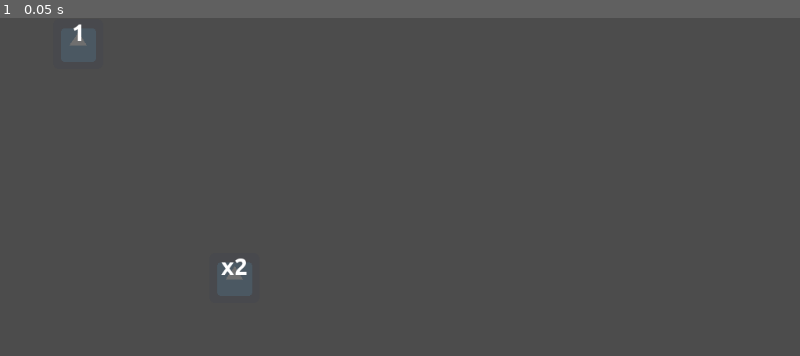
Above: before the commit, frame 1.
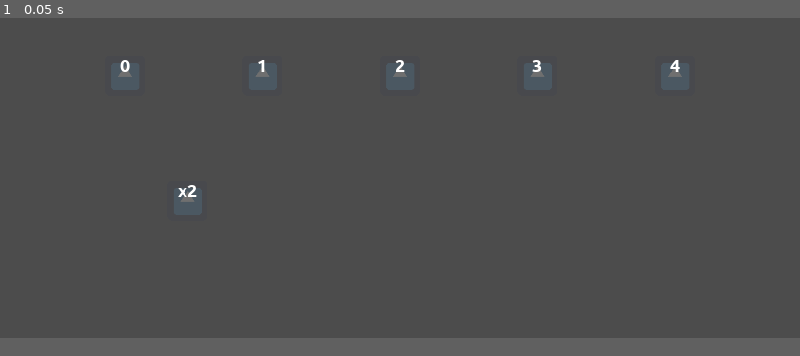
Above: after the commit, the same moment.

Repository: moisesjbc/contando-hasta-100
Game: Godot game, scene res://gameplay/main/main.tscn
Same seed, same stepped clock (60 frames per second), same inputs: the game is played once before the commit and once after it. The engine's default icon, where the game draws it, is replaced by a stand-in: a white triangle on a blue panel in a dark square.
Inputs:
- Up to frame 1 (0.05 s): no input
In our replay, the window is 800x468 before the commit and 800x450 after it. These sizes can differ from the game's own. Grey fills any space a smaller window leaves; there, only what the larger window draws over its background counts as a difference.

The runs differ from the first frame. In frame 1, 0.5% of the frame differs, in the area x 8-86%, y 1-78%.

Commit message:
Add generation of numeric balls

Diff:
--- a/godot-project/gameplay/balls/numeric_ball/numeric_ball.gd
+++ b/godot-project/gameplay/balls/numeric_ball/numeric_ball.gd
@@ -3,18 +3,20 @@
 
 signal numeric_ball_selected
 
-var number = 1
-
-func _ready():
-	set_number(1)
+var value = null
+var expected_value = null
 
 
-func set_number(new_number: int):
-	number = new_number
-	$label.bbcode_text = "[center]" + str(number) + "[/center]"
+func set_value(new_value: int):
+	value = new_value
+	$label.bbcode_text = "[center]" + str(value) + "[/center]"
 
 
-func _on_numeric_ball_input_event(viewport, event, shape_idx):
+func set_expected_value(new_expected_value: int):
+	expected_value = new_expected_value
+
+
+func _on_numeric_ball_input_event(_viewport, event, _shape_idx):
 	if (event is InputEventMouseButton && event.pressed):
 		emit_signal("numeric_ball_selected", self)
 
@@ -22,5 +24,5 @@
 func evaluate(expression_str: String):
 	var expression = Expression.new()
 	expression.parse(expression_str, ["x"])
-	var result = expression.execute([number])
-	set_number(result)
+	var result = expression.execute([value])
+	set_value(result)
--- a/godot-project/gameplay/balls/operation_ball/operation_ball.gd
+++ b/godot-project/gameplay/balls/operation_ball/operation_ball.gd
@@ -13,6 +13,6 @@
 	$label.bbcode_text = "[center]" + expression_label + "[/center]"
 
 
-func _on_operation_ball_input_event(viewport, event, shape_idx):
+func _on_operation_ball_input_event(_viewport, event, _shape_idx):
 	if (event is InputEventMouseButton && event.pressed):
 		emit_signal("operation_ball_selected", self)
--- a/godot-project/gameplay/balls_manager/balls_manager.gd
+++ b/godot-project/gameplay/balls_manager/balls_manager.gd
@@ -5,11 +5,22 @@
 
 var selected_operation_ball = null
 
+var first_ball_value = 0
+var n_balls = 5
+
 func _ready():
-	var numeric_ball = numeric_ball_scene.instance()
-	numeric_ball.global_position = Vector2(100, 200)
-	$balls.add_child(numeric_ball)
-	numeric_ball.connect("numeric_ball_selected", self, "_on_numeric_ball_selected")
+	var SRC_X = 200
+	var DST_X = 1080
+
+	var distance_between_balls = (DST_X - SRC_X) / (n_balls - 1)
+
+	for i in range(first_ball_value, first_ball_value + n_balls):
+		var numeric_ball = numeric_ball_scene.instance()
+		numeric_ball.global_position = Vector2(SRC_X + i * distance_between_balls, 300)
+		$balls.add_child(numeric_ball)
+		numeric_ball.set_expected_value(i)
+		numeric_ball.set_value(i)
+		numeric_ball.connect("numeric_ball_selected", self, "_on_numeric_ball_selected")
 
 	var operation_ball = operation_ball_scene.instance()
 	operation_ball.global_position = Vector2(300, 500)
--- a/godot-project/project.godot
+++ b/godot-project/project.godot
@@ -14,6 +14,13 @@
 run/main_scene="res://gameplay/main/main.tscn"
 config/icon="res://icon.png"
 
+[display]
+
+window/size/width=1280
+window/size/height=720
+window/stretch/mode="2d"
+window/stretch/aspect="keep_width"
+
 [gui]
 
 common/drop_mouse_on_gui_input_disabled=true
